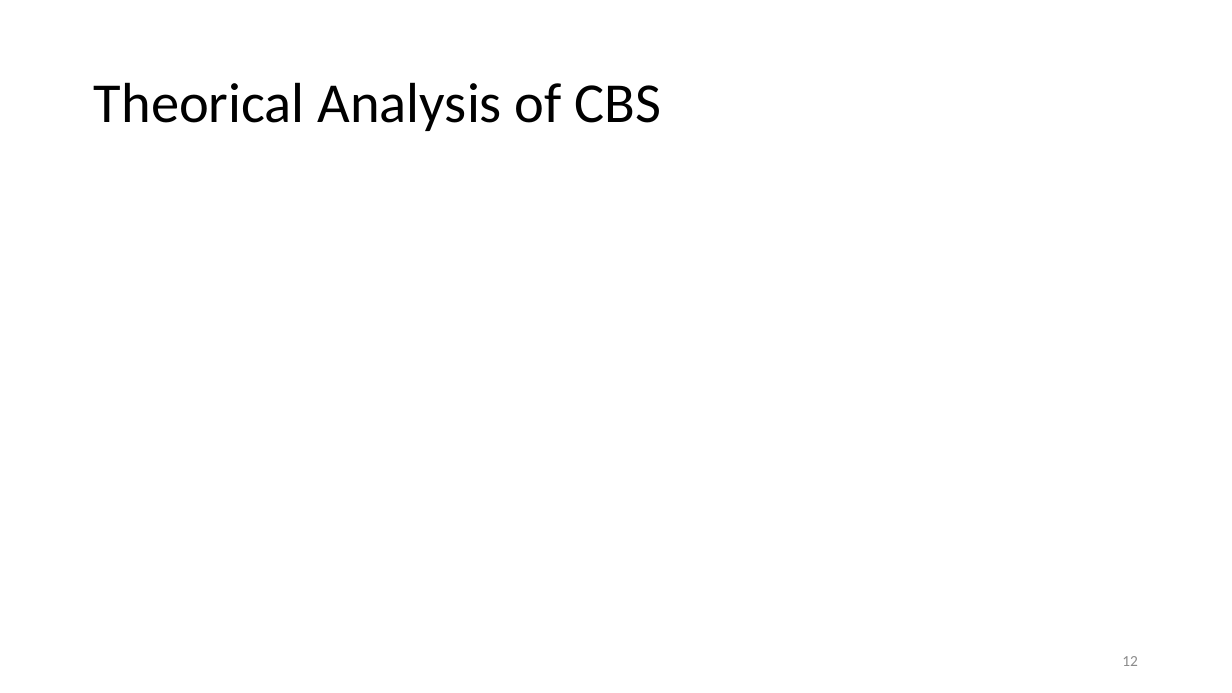
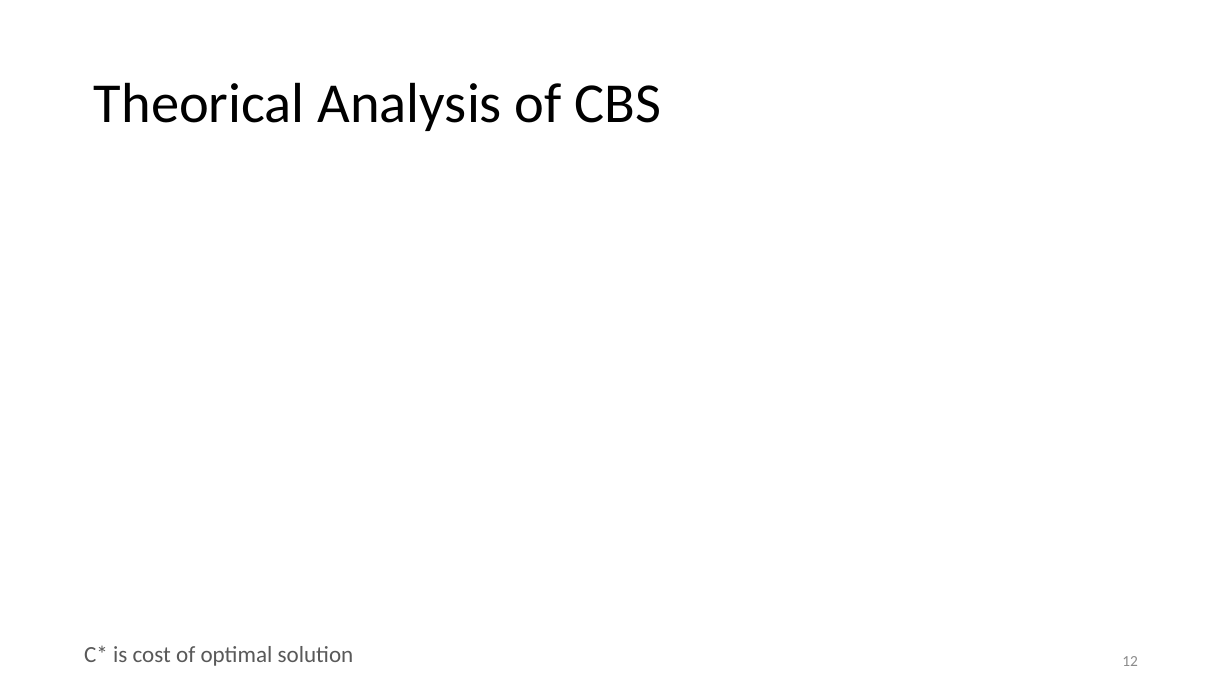
Before and after one commit to DemirDorukDilek/CBS, a slide deck: slide 12 of dahahilipls.pptx. Drawn at 1232x693 pixels with LibreOffice and Linux fonts; fonts in the diff are those of the drawing; grey boxes stand for pictures. Boxes give left, top, right and bottom in pixels: in the first picture for what was removed or moved away, otherwise in the second. Text is boxed around its words. In the diff, an @@ line names an element or a change of style, - is before the commit and + after.

Commit message:
Upload slide

```diff
--- a/dahahilipls.pptx
+++ b/dahahilipls.pptx
@@ text added at bbox=[84, 646, 354, 666], 18 pt, text #595959 @@
+C* is cost of optimal solution
```
Also in this commit, not shown: 8 slides added, 2 slides removed.
